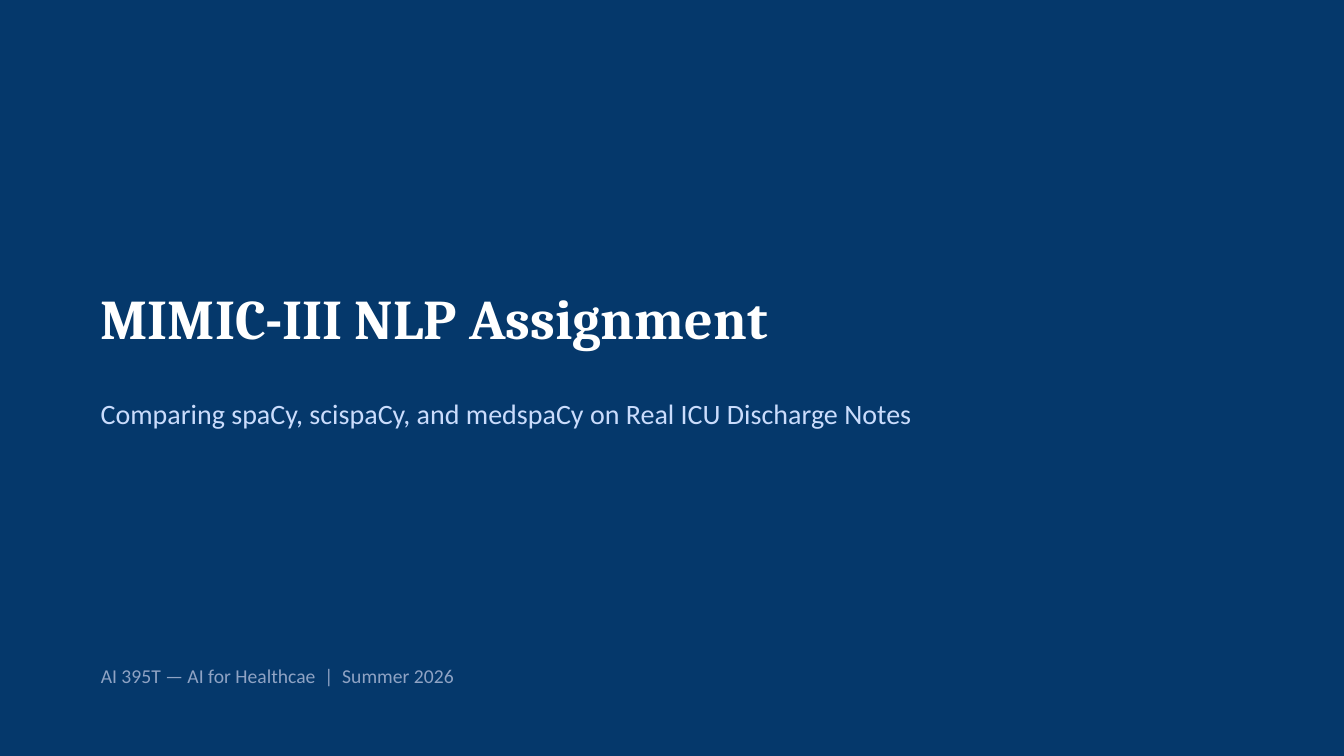
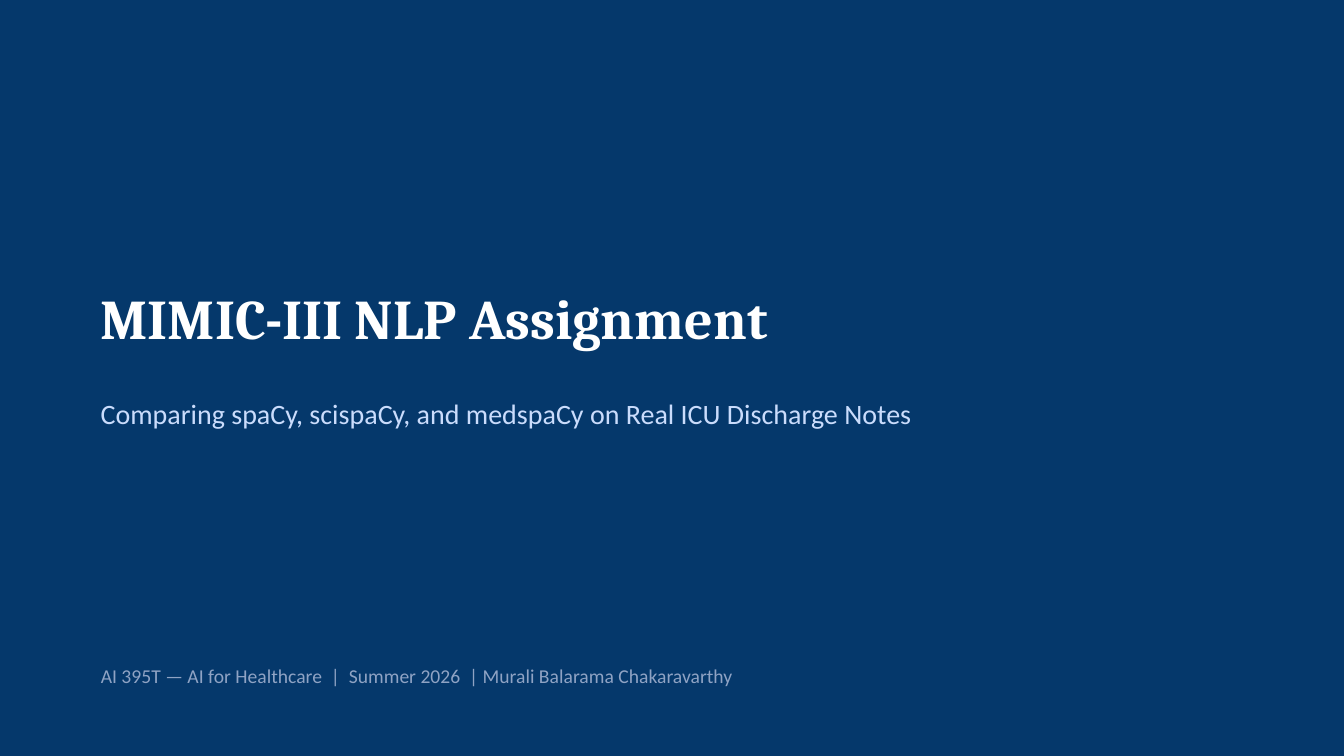
Before and after one commit to murali-github/msai-aih, a slide deck: slide 1 of MIMIC_NLP_Presentation.pptx. Drawn at 1344x756 pixels with LibreOffice and Linux fonts; fonts in the diff are those of the drawing. Boxes give left, top, right and bottom in pixels: in the first picture for what was removed or moved away, otherwise in the second. Text is boxed around its words. In the diff, an @@ line names an element or a change of style, - is before the commit and + after.

```diff
--- a/MIMIC_NLP_Presentation.pptx
+++ b/MIMIC_NLP_Presentation.pptx
@@ text at (x1=101, y1=669, x2=732, y2=686): text changed @@
-AI 395T — AI for Healthcae | Summer 2026
+AI 395T — AI for Healthcare | Summer 2026 | Murali Balarama Chakaravarthy
```
Also in this commit, not shown: 7 other slides changed, 6 slides added, 2 other files.
